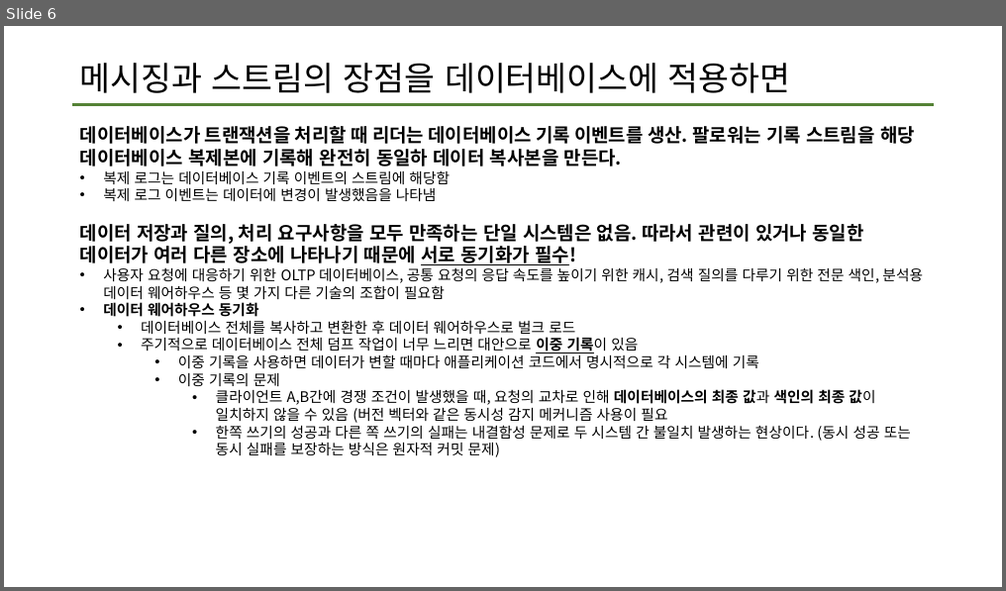
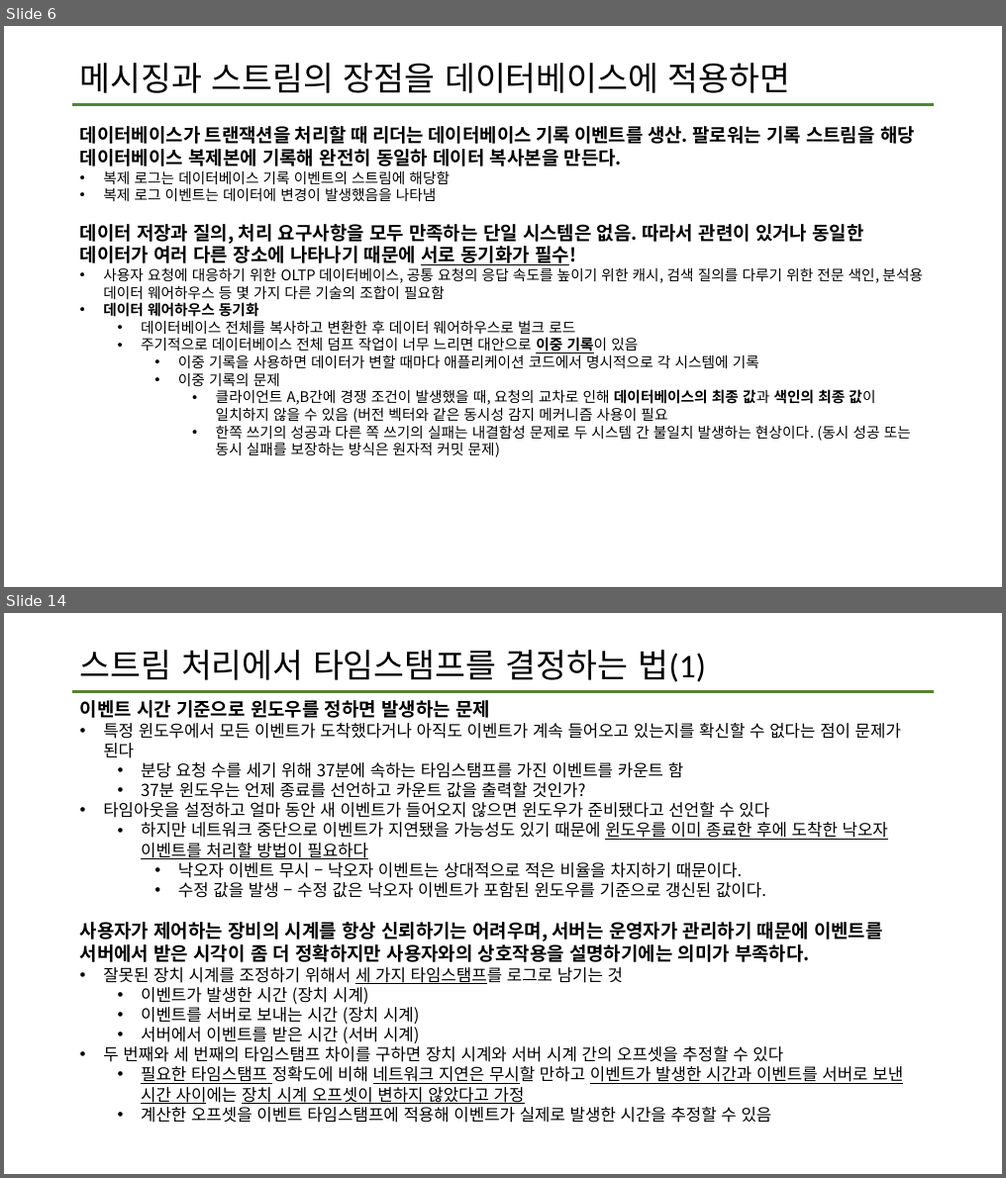
Before and after one commit to data-system-wiki/designing-data-intensive-applications, a slide deck: resources/chapter 11 summary.pptx. Shown one above the other, each under a label of ours: slide 6 before the commit, slides 6 and 14 after it; the slides between them are not shown. The pictures are 1006x591 and 1006x1178 pixels, drawn with LibreOffice and Linux fonts; fonts in the diff are those of the drawing. Boxes give left, top, right and bottom in pixels: in the first picture for what was removed or moved away, otherwise in the second. Text is boxed around its words. In the diff, an @@ line names an element or a change of style, - is before the commit and + after.

Commit message:
11장 마지막 업데이트
스트림처리에서 내결함성 문제를 해결하는 방법까지

```diff
--- a/resources/chapter 11 summary.pptx
+++ b/resources/chapter 11 summary.pptx
@@ slide 14 added at (4, 613, 1002, 1174), background #FFFFFF; not listed: 1 template element that a slide beside it also shows @@
@@ title added at (80, 650, 706, 682), 32 pt, text #000000 @@
+스트림 처리에서 타임스탬프를 결정하는 법(1)
@@ text added at (80, 700, 903, 1123), 16 pt, text #000000 @@
+이벤트 시간 기준으로 윈도우를 정하면 발생하는 문제
+• 특정 윈도우에서 모든 이벤트가 도착했다거나 아직도 이벤트가 계속 들어오고 있는지를 확신할 수 없다는 점이 문제가 된다
+  • 분당 요청 수를 세기 위해 37분에 속하는 타임스탬프를 가진 이벤트를 카운트 함
+  • 37분 윈도우는 언제 종료를 선언하고 카운트 값을 출력할 것인가?
+• 타임아웃을 설정하고 얼마 동안 새 이벤트가 들어오지 않으면 윈도우가 준비됐다고 선언할 수 있다
+  • 하지만 네트워크 중단으로 이벤트가 지연됐을 가능성도 있기 때문에 윈도우를 이미 종료한 후에 도착한 낙오자 이벤트를 처리할 방법이 필요하다
+    • 낙오자 이벤트 무시 – 낙오자 이벤트는 상대적으로 적은 비율을 차지하기 때문이다.
+    • 수정 값을 발생 – 수정 값은 낙오자 이벤트가 포함된 윈도우를 기준으로 갱신된 값이다.
+사용자가 제어하는 장비의 시계를 항상 신뢰하기는 어려우며, 서버는 운영자가 관리하기 때문에 이벤트를 서버에서 받은 시각이 좀 더 정확하지만 사용자와의 상호작용을 설명하기에는 의미가 부족하다.
+• 잘못된 장치 시계를 조정하기 위해서 세 가지 타임스탬프를 로그로 남기는 것
+  • 이벤트가 발생한 시간 (장치 시계)
+  • 이벤트를 서버로 보내는 시간 (장치 시계)
+  • 서버에서 이벤트를 받은 시간 (서버 시계)
+• 두 번째와 세 번째의 타임스탬프 차이를 구하면 장치 시계와 서버 시계 간의 오프셋을 추정할 수 있다
+  • 필요한 타임스탬프 정확도에 비해 네트워크 지연은 무시할 만하고 이벤트가 발생한 시간과 이벤트를 서버로 보낸 시간 사이에는 장치 시계 오프셋이 변하지 않았다고 가정
+  • 계산한 오프셋을 이벤트 타임스탬프에 적용해 이벤트가 실제로 발생한 시간을 추정할 수 있음
```
Also in this commit, not shown: 2 slides changed, 11 other slides added.
